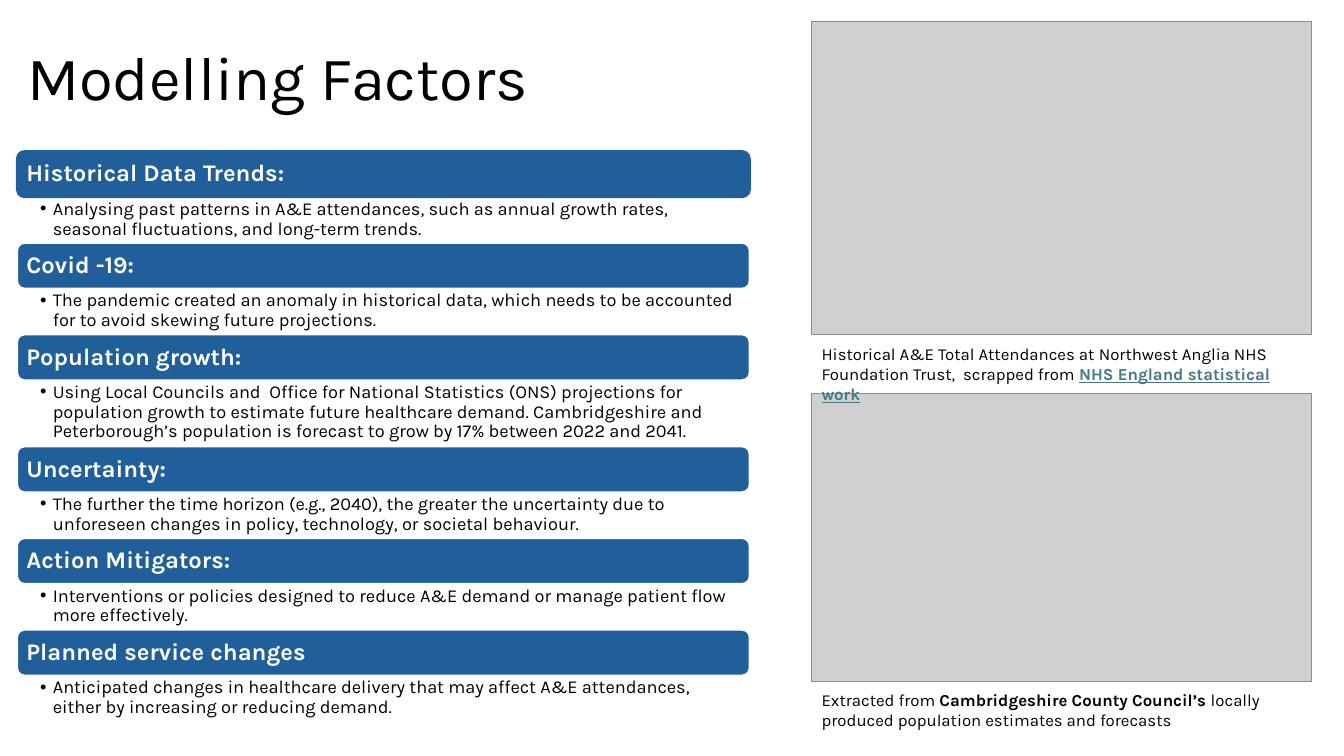
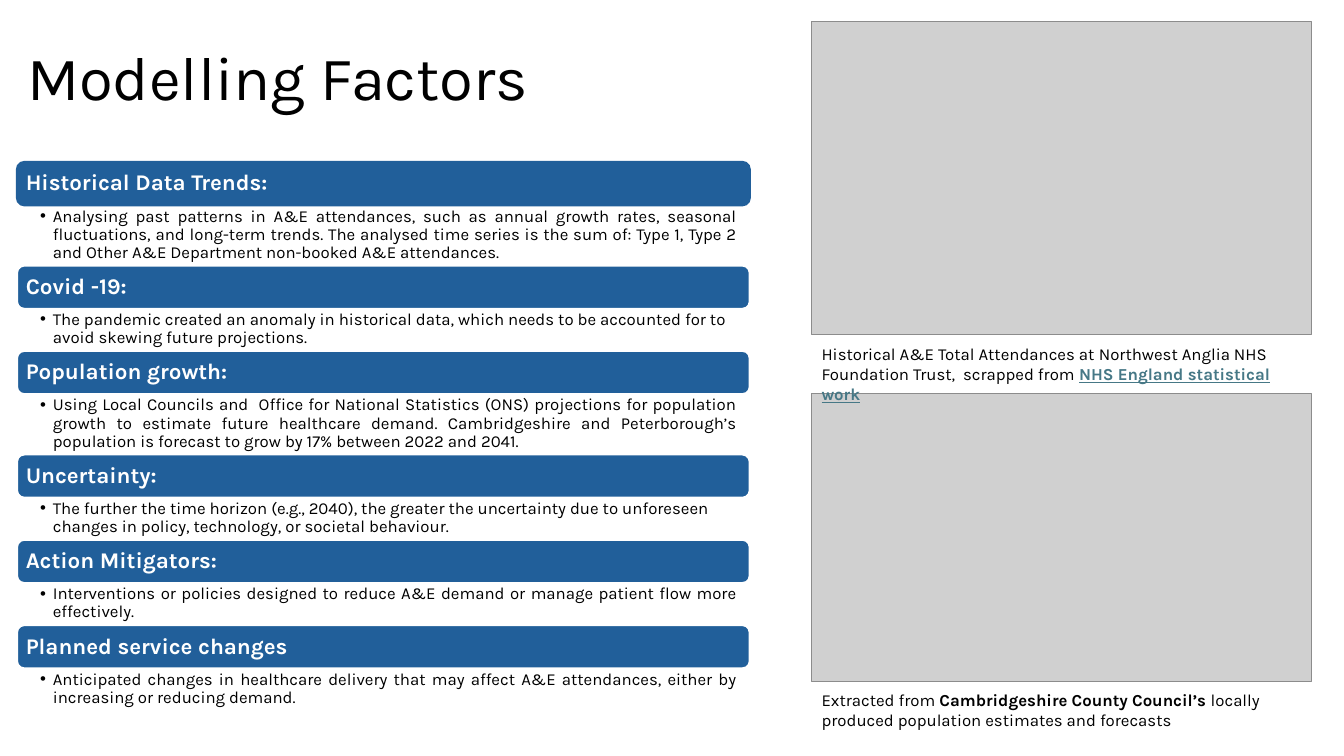
Before and after one commit to IgnacioFabietti/NWA_monte_carlo_forecasting, a slide deck: slide 3 of marcos_fabietti_Predicting_A&E_Demand.pptx. Drawn at 1344x756 pixels with LibreOffice and Linux fonts; fonts in the diff are those of the drawing; grey boxes stand for pictures. Boxes give left, top, right and bottom in pixels: in the first picture for what was removed or moved away, otherwise in the second. Text is boxed around its words. In the diff, an @@ line names an element or a change of style, - is before the commit and + after.

```diff
--- a/marcos_fabietti_Predicting_A&E_Demand.pptx
+++ b/marcos_fabietti_Predicting_A&E_Demand.pptx
@@ 2 texts, 2 rounded rectangles: place and size @@
-2 texts, 2 rounded rectangles at (17,151,750,493)
+2 texts, 2 rounded rectangles at (17,162,750,498)
@@ text "Historical Data Trends:" at (26,174,267,191): size 17 to 16 pt; alignment left to justified @@
@@ text at (53,210,736,262): text changed; size 13 to 12 pt @@
-  • Analysing past patterns in A&E attendances, such as annual growth rates, seasonal fluctuations, and long-term trends.
+  • Analysing past patterns in A&E attendances, such as annual growth rates, seasonal fluctuations, and long-term trends. The analysed time series is the sum of: Type 1, Type 2 and Other A&E Department non-booked A&E attendances.
@@ rounded rectangle: place and size @@
-rounded rectangle at (17,243,750,289)
+rounded rectangle at (17,265,750,309)
@@ size 17 to 16 pt in 5 elements at (26,552,217,574), (26,638,287,660), (26,467,157,489), (26,363,227,385), (26,278,127,295) @@
@@ text "Covid -19:": place and size @@
-text "Covid -19:" at (26,256,134,274)
+text "Covid -19:" at (26,278,127,295)
@@ text "The pandemic created an anomaly ..." at (53,313,725,347): size 13 to 12 pt @@
@@ text "The pandemic created an anomaly ...": place and size @@
-text "The pandemic created an anomaly ..." at (53,293,733,331)
+text "The pandemic created an anomaly ..." at (53,313,725,347)
@@ rounded rectangle: place and size @@
-rounded rectangle at (17,335,750,381)
+rounded rectangle at (17,351,750,394)
@@ text "Population growth:": place and size @@
-text "Population growth:" at (26,348,241,371)
+text "Population growth:" at (26,363,227,385)
@@ size 13 to 12 pt; alignment left to justified in 3 elements at (53,587,737,621), (53,673,736,707), (53,398,736,451) @@
@@ text "Using Local Councils and Office ...": place and size @@
-text "Using Local Councils and Office ..." at (53,385,703,442)
+text "Using Local Councils and Office ..." at (53,398,736,451)
@@ text "The further the time horizon ..." at (53,502,708,536): size 13 to 12 pt @@
@@ rounded rectangle: place and size @@
-rounded rectangle at (17,630,750,677)
+rounded rectangle at (17,625,750,668)
@@ text "Anticipated changes in healthcare delivery ...": place and size @@
-text "Anticipated changes in healthcare delivery ..." at (53,680,690,718)
+text "Anticipated changes in healthcare delivery ..." at (53,673,736,707)
```
Also in this commit, not shown: 2 other slides changed, 1 other file.
